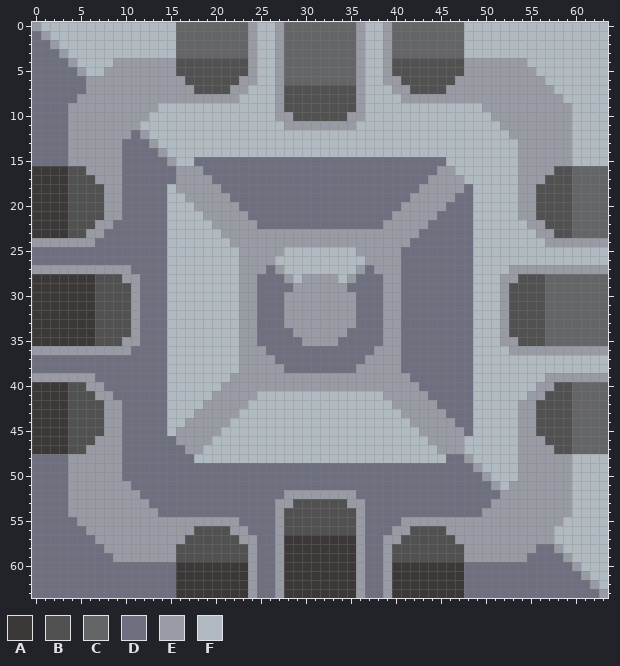
Two versions of one pixel-art sprite, sprites/blocks/production/coal-compresser.png. This is how it looked before the edit.
The file is 64x64 pixels. Colours within 5 levels of each other are drawn and written as one.
Palette (. is transparent): A #3c3837  B #515151  C #646567  D #6e7080  E #989aa4  F #b0bac0
Pixels before (only the part around the change), first column x 0:
 0 EFFFFFFFFFFFFFFFCCCCCCCCEFFECCCCCCCCEFFECCCCCCCCFFFFFFFFFFFFFFFF
 1 DEFFFFFFFFFFFFFFCCCCCCCCEFFECCCCCCCCEFFECCCCCCCCFFFFFFFFFFFFFFFF
 2 DDEFFFFFFFFFFFFFCCCCCCCCEFFECCCCCCCCEFFECCCCCCCCFFFFFFFFFFFFFFFF
 3 DDDEFFFFFFFFFFFFCCCCCCCCEFFECCCCCCCCEFFECCCCCCCCFFFFFFFFFFFFFFFF
 4 DDDDEFFFFEEEEEEEBBBBBBBBEFFECCCCCCCCEFFEBBBBBBBBEEEEEEEFFFFFFFFF
 5 DDDDDEFFEEEEEEEEBBBBBBBBEFFECCCCCCCCEFFEBBBBBBBBEEEEEEEEFFFFFFFF
 6 DDDDDDEEEEEEEEEEEBBBBBBEEFFECCCCCCCCEFFEEBBBBBBEEEEEEEEEEFFFFFFF
 7 DDDDDDEEEEEEEEEEEEBBBBEEFFFEBBBBBBBBEFFFEEBBBBEEEEEEEEEEEEFFFFFF
 8 DDDDDEEEEEEEEEEEEEEEEEEFFFFEBBBBBBBBEFFFFEEEEEEEEEEEEEEEEEEFFFFF
 9 DDDDEEEEEEEEEEFFFFFFFFFFFFFEBBBBBBBBEFFFFFFFFFFFFFEEEEEEEEEEFFFF
10 DDDDEEEEEEEEEFFFFFFFFFFFFFFEEBBBBBBEEFFFFFFFFFFFFFFEEEEEEEEEFFFF
11 DDDDEEEEEEEEFFFFFFFFFFFFFFFFEEEEEEEEFFFFFFFFFFFFFFFFEEEEEEEEFFFF
12 DDDDEEEEEEEDEFFFFFFFFFFFFFFFFFFFFFFFFFFFFFFFFFFFFFFFFEEEEEEEFFFF
13 DDDDEEEEEEDDDEFFFFFFFFFFFFFFFFFFFFFFFFFFFFFFFFFFFFFFFFEEEEEEFFFF
14 DDDDEEEEEEDDDDEFFFFFFFFFFFFFFFFFFFFFFFFFFFFFFFFFFFFFFFEEEEEEFFFF
15 DDDDEEEEEEDDDDDEFFDDDDDDDDDDDDDDDDDDDDDDDDDDDDFFFFFFFFEEEEEEFFFF
16 AAAABBEEEEDDDDDDEEEDDDDDDDDDDDDDDDDDDDDDDDDDDEEFFFFFFFEEEEBBCCCC
17 AAAABBBEEEDDDDDDEEEEDDDDDDDDDDDDDDDDDDDDDDDDEEEEFFFFFFEEEBBBCCCC
18 AAAABBBBEEDDDDDFEEEEEDDDDDDDDDDDDDDDDDDDDDDEEEEEDFFFFFEEBBBBCCCC
19 AAAABBBBEEDDDDDFFEEEEEDDDDDDDDDDDDDDDDDDDDEEEEEDDFFFFFEEBBBBCCCC
20 AAAABBBBEEDDDDDFFFEEEEEDDDDDDDDDDDDDDDDDDEEEEEDDDFFFFFEEBBBBCCCC
21 AAAABBBBEEDDDDDFFFFEEEEEDDDDDDDDDDDDDDDDEEEEEDDDDFFFFFEEBBBBCCCC
22 AAAABBBEEDDDDDDFFFFFEEEEEDDDDDDDDDDDDDDEEEEEDDDDDFFFFFFEEBBBCCCC
23 AAAABBEEDDDDDDDFFFFFFEEEEEEEEEEEEEEEEEEEEEEDDDDDDFFFFFFFEEBBCCCC
24 EEEEEEEDDDDDDDDFFFFFFFEEEEEEEEEEEEEEEEEEEEDDDDDDDFFFFFFFFEEEEEEE
25 DDDDDDDDDDDDDDDFFFFFFFFEEEEEFFFFFFFFEEEEEDDDDDDDDFFFFFFFFFFFFFFF
26 DDDDDDDDDDDDDDDFFFFFFFFEEEEFFFFFFFFFFEEEEDDDDDDDDFFFFFFFFFFFFFFF
27 EEEEEEEEEEEDDDDFFFFFFFFEEEDEFFFFFFFFEDEEEDDDDDDDDFFFFEEEEEEEEEEE
28 AAAAAAABBBEEDDDFFFFFFFFEEDDDEFEEEEFEDDDEEDDDDDDDDFFFEEBBBCCCCCCC
29 AAAAAAABBBBEDDDFFFFFFFFEEDDDDEEEEEEDDDDEEDDDDDDDDFFFEBBBBCCCCCCC
30 AAAAAAABBBBEDDDFFFFFFFFEEDDDEEEEEEEEDDDEEDDDDDDDDFFFEBBBBCCCCCCC
31 AAAAAAABBBBEDDDFFFFFFFFEEDDDEEEEEEEEDDDEEDDDDDDDDFFFEBBBBCCCCCCC
32 AAAAAAABBBBEDDDFFFFFFFFEEDDDEEEEEEEEDDDEEDDDDDDDDFFFEBBBBCCCCCCC
33 AAAAAAABBBBEDDDFFFFFFFFEEDDDEEEEEEEEDDDEEDDDDDDDDFFFEBBBBCCCCCCC
34 AAAAAAABBBBEDDDFFFFFFFFEEDDDDEEEEEEDDDDEEDDDDDDDDFFFEBBBBCCCCCCC
35 AAAAAAABBBEEDDDFFFFFFFFEEDDDDDEEEEDDDDDEEDDDDDDDDFFFEEBBBCCCCCCC
36 EEEEEEEEEEEDDDDFFFFFFFFEEEDDDDDDDDDDDDEEEDDDDDDDDFFFFEEEEEEEEEEE
37 DDDDDDDDDDDDDDDFFFFFFFFEEEEDDDDDDDDDDEEEEDDDDDDDDFFFFFFFFFFFFFFF
38 DDDDDDDDDDDDDDDFFFFFFFFEEEEEDDDDDDDDEEEEEDDDDDDDDFFFFFFFFFFFFFFF
39 EEEEEEEDDDDDDDDFFFFFFFEEEEEEEEEEEEEEEEEEEEDDDDDDDFFFFFFFFEEEEEEE
40 AAAABBEEDDDDDDDFFFFFFEEEEEEEEEEEEEEEEEEEEEEDDDDDDFFFFFFFEEBBCCCC
41 AAAABBBEEDDDDDDFFFFFEEEEEFFFFFFFFFFFFFFEEEEEDDDDDFFFFFFEEBBBCCCC
42 AAAABBBBEEDDDDDFFFFEEEEEFFFFFFFFFFFFFFFFEEEEEDDDDFFFFFEEBBBBCCCC
43 AAAABBBBEEDDDDDFFFEEEEEFFFFFFFFFFFFFFFFFFEEEEEDDDFFFFFEEBBBBCCCC
44 AAAABBBBEEDDDDDFFEEEEEFFFFFFFFFFFFFFFFFFFFEEEEEDDFFFFFEEBBBBCCCC
45 AAAABBBBEEDDDDDFEEEEEFFFFFFFFFFFFFFFFFFFFFFEEEEEDFFFFFEEBBBBCCCC
46 AAAABBBEEEDDDDDDEEEEFFFFFFFFFFFFFFFFFFFFFFFFEEEEFFFFFFEEEBBBCCCC
47 AAAABBEEEEDDDDDDDEEFFFFFFFFFFFFFFFFFFFFFFFFFFEEEFFFFFFEEEEBBCCCC
48 DDDDEEEEEEDDDDDDDDFFFFFFFFFFFFFFFFFFFFFFFFFFFFDDEFFFFFEEEEEEFFFF
49 DDDDEEEEEEDDDDDDDDDDDDDDDDDDDDDDDDDDDDDDDDDDDDDDDEFFFFEEEEEEFFFF
50 DDDDEEEEEEDDDDDDDDDDDDDDDDDDDDDDDDDDDDDDDDDDDDDDDDEFFFEEEEEEFFFF
51 DDDDEEEEEEEDDDDDDDDDDDDDDDDDDDDDDDDDDDDDDDDDDDDDDDDEFEEEEEEEFFFF
52 DDDDEEEEEEEEDDDDDDDDDDDDDDDDEEEEEEEEDDDDDDDDDDDDDDDDEEEEEEEEFFFF
53 DDDDEEEEEEEEEDDDDDDDDDDDDDDEEBBBBBBEEDDDDDDDDDDDDDDEEEEEEEEEFFFF
54 DDDDEEEEEEEEEEDDDDDDDDDDDDDEBBBBBBBBEDDDDDDDDDDDDDEEEEEEEEEEFFFF
55 DDDDDEEEEEEEEEEEEEEEEEEDDDDEBBBBBBBBEDDDDEEEEEEEEEEEEEEEEEEFFFFF
56 DDDDDDEEEEEEEEEEEEBBBBEEDDDEBBBBBBBBEDDDEEBBBBEEEEEEEEEEEEFFFFFF
57 DDDDDDDEEEEEEEEEEBBBBBBEEDDEAAAAAAAAEDDEEBBBBBBEEEEEEEEEEEFFFFFF
58 DDDDDDDDEEEEEEEEBBBBBBBBEDDEAAAAAAAAEDDEBBBBBBBBEEEEEEEEDDEFFFFF
59 DDDDDDDDDEEEEEEEBBBBBBBBEDDEAAAAAAAAEDDEBBBBBBBBEEEEEEEDDDDEFFFF
60 DDDDDDDDDDDDDDDDAAAAAAAAEDDEAAAAAAAAEDDEAAAAAAAADDDDDDDDDDDDEFFF
61 DDDDDDDDDDDDDDDDAAAAAAAAEDDEAAAAAAAAEDDEAAAAAAAADDDDDDDDDDDDDEFF
62 DDDDDDDDDDDDDDDDAAAAAAAAEDDEAAAAAAAAEDDEAAAAAAAADDDDDDDDDDDDDDEF
63 DDDDDDDDDDDDDDDDAAAAAAAAEDDEAAAAAAAAEDDEAAAAAAAADDDDDDDDDDDDDDDE
Once edited:
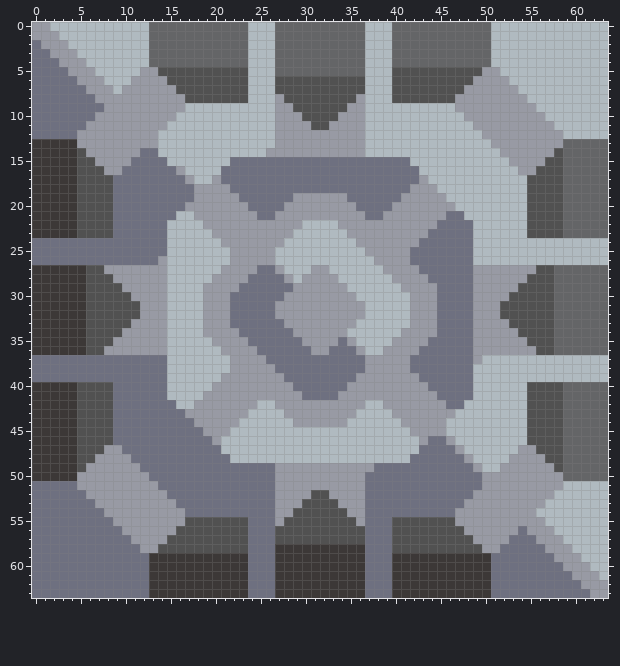
From old to new:
Changed rows in their new state; - is an unchanged pixel.
first column x 0:
 0 -E-----------CCC--------F--C--------C--F--------CCC-------------
 1 E-E----------CCC--------F--C--------C--F--------CCC-------------
 2 -E-E---------CCC--------F--C--------C--F--------CCC-------------
 3 --E-E--------CCC--------F--C--------C--F--------CCC-------------
 4 ---E-E---FFFFCCCCCCCCCCCF--C--------C--FCCCCCCCCCCCFFFF---------
 5 ----E-E-FFFF--BB--------F--C--------C--F--------BB--FFFF--------
 6 -----E--FFF----BB------BF--BBBBBBBBBB--FB------BB----FFFF-------
 7 ---------F------BB----BB---B--------B---BB----BB------FFFF------
 8 -----DD----------BBBBBBB----------------BBBBBBB--------FFFF-----
 9 ----DDDD------EEE-----------E------E-----------EEE------FFFF----
10 ----DDD------EEE-------------E----E-------------EEE------FFF----
11 ----DD------EEE------------E---BB---E------------EEE------FF----
12 ----D------E-E-------------EEEEEEEEEE-------------EEE------F----
13 AAAAA-----EEE--------------EEEEEEEEEE--------------EEE-----CCCCC
14 AAAAAB----EE--F-----------EEEEEEEEEEE---------------EE----BCCCCC
15 AAAAABB---E----F--FFFF--------------------FFFF-------E---BBCCCCC
16 ----A-BB---------FFFF----------------------FFFF---------BB-C----
17 ----A--BBD------D-FFE----------------------EFFFF------FBB--C----
18 ----A---BD-----DDD---E--------------------E--FFFF-----FB---C----
19 ----A---BD-----DDD----E------EEEEEE------E----FFF-----FB---C----
20 ----A---BD-----DDE-----E----EEEEEEEE----E-----EFF-----FB---C----
21 ----A---BD-----D--E-----E--EEEEEEEEEE--E-----E--F-----FB---C----
22 ----A--BB----------E-----EEEEEFFFFEEEEE-----E----------BB--C----
23 ----A-BBB-----------E--------FFFFFF--------E-----------BBB-C----
24 DDDDDDD--------------E------FFFFFFFF------E--------------FFFFFFF
25 ----------------------E----F--------F----E----------------------
26 --------------E-------E--------------F---E----------------------
27 AAAAAABB---EEEE------EE--D-----EE---FFF--EE------EEEE---BBCCCCCC
28 ------B--E--EEE-----EEE-D----------FFFFF-EEE-----EEE--E--B------
29 ------B---E-EEE----EEEEDD----------FFFFFFEEEE----EEE-E---B------
30 ------B-----EEE----EEEDDD-----------FFFFFFEEE----EEE-----B------
31 ------B----BEEE----EEEDDD--E--------EFFFFFEEE----EEEB----B------
32 ------B----BEEE----EEEDDD--E--------EFFFFFEEE----EEEB----B------
33 ------B-----EEE----EEEDDD-----------FFFFFFEEE----EEE-----B------
34 ------B---E-EEE----EEEEDD----------FFFFFFEEEE----EEE-E---B------
35 ------B--E--EEE-----EEE-D----------EFFFF-EEE-----EEE--E--B------
36 AAAAAABB---EEEE------EE--D-----EE---EFF--EE------EEEE---BBCCCCCC
37 ----------------------E---D--------------E-------E--------------
38 ----------------------E----D--------D----E----------------------
39 DDDDDDD--------------E------DDDDDDDD------E--------------FFFFFFF
40 ----A-BBB-----------E--------DDDDDD--------E-----------BBB-C----
41 ----A--BB----------E-----EEEEEDDDDEEEEE-----E----------BB--C----
42 ----A---BD-----D--E-----E--EEEEEEEEEE--E-----E--F-----FB---C----
43 ----A---BD-----DDE-----E----EEEEEEEE----E-----EFF-----FB---C----
44 ----A---BD-----DDD----E------EEEEEE------E----FFF-----FB---C----
45 ----A---BD-----DDDD--E--------------------E---FFF-----FB---C----
46 ----A--BBD------DDDDE----------------------EDD-F------FBB--C----
47 ----A-BB---------DDDD----------------------DDDD---------BB-C----
48 AAAAABB---E-------DDDD--------------------DDDD-------E---BBCCCCC
49 AAAAAB----EE---------------EEEEEEEEEEE--------------EE----BCCCCC
50 AAAAA-----EEE--------------EEEEEEEEEE--------------EEE-----CCCCC
51 ----D------EEE-------------EEEEEEEEEE-------------E-E------F----
52 ----DD------EEE------------E---BB---E------------EEE------FF----
53 ----DDD------EEE-------------E----E-------------EEE------FFF----
54 ----DDDD------EEE-----------E------E-----------EEE------FFFF----
55 -----DDDD--------BBBBBBB----------------BBBBBBB----------FF-----
56 ------DDDD------BB----BB---B--------B---BB----BB------D---------
57 -------DDDD----BB------BD--BBBBBBBBBB--DB------BB----DDD--E-----
58 --------DDDD--BB--------D--A--------A--D--------BB--DDDD-E-E----
59 ---------DDDDAAAAAAAAAAAD--A--------A--DAAAAAAAAAAADDDD---E-E---
60 -------------AAA--------D--A--------A--D--------AAA--------E-E--
61 -------------AAA--------D--A--------A--D--------AAA---------E-E-
62 -------------AAA--------D--A--------A--D--------AAA----------E-E
63 -------------AAA--------D--A--------A--D--------AAA-----------E-
Changed places in both pictures, as pixel boxes (x1, y1, x2, y2):
changed: (32, 22, 608, 598)
